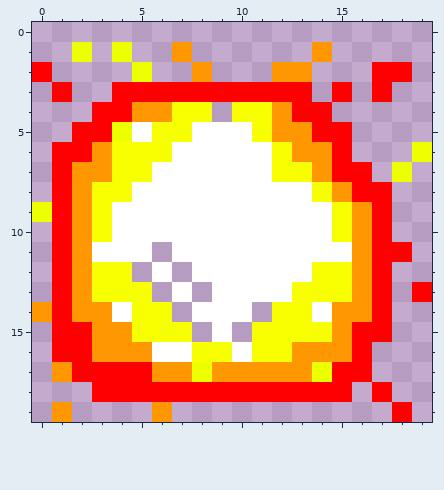
Pixel-art sprite: imgs/wybuch.png. The picture above was drawn from the file before the commit.
The file is 20x20 pixels.
Now the later version:
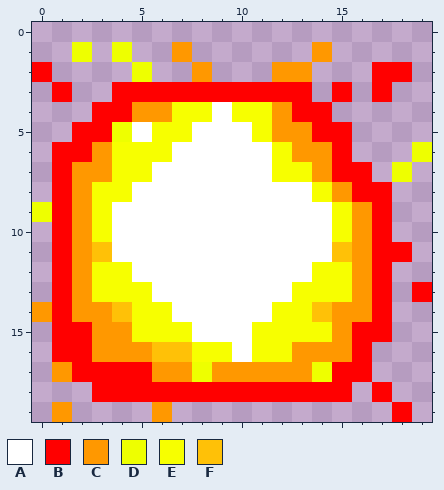
Palette (. is transparent): A #ffffff  B #ff0000  C #ff9800  D #eeff00  E #f7ff00  F #ffc107
Commit message: New explosion from Filip
Diff:
The edit adds colour A in row 4 at x 9; in row 11 at x 6; in row 12 at x 5 and 7; in row 13 at x 6 and 8; in row 14 at x 7 and 11; in row 15 at x 8 and 10.
Colour A gives way to colour F in row 11 at x 3 and 15; in row 14 at x 4 and 14; in row 16 at x 6 to 7.
Pixel boxes of the changes (left, top, right, bottom) in both pictures:
added: (212, 102, 232, 122)
changed: (92, 242, 352, 362)
